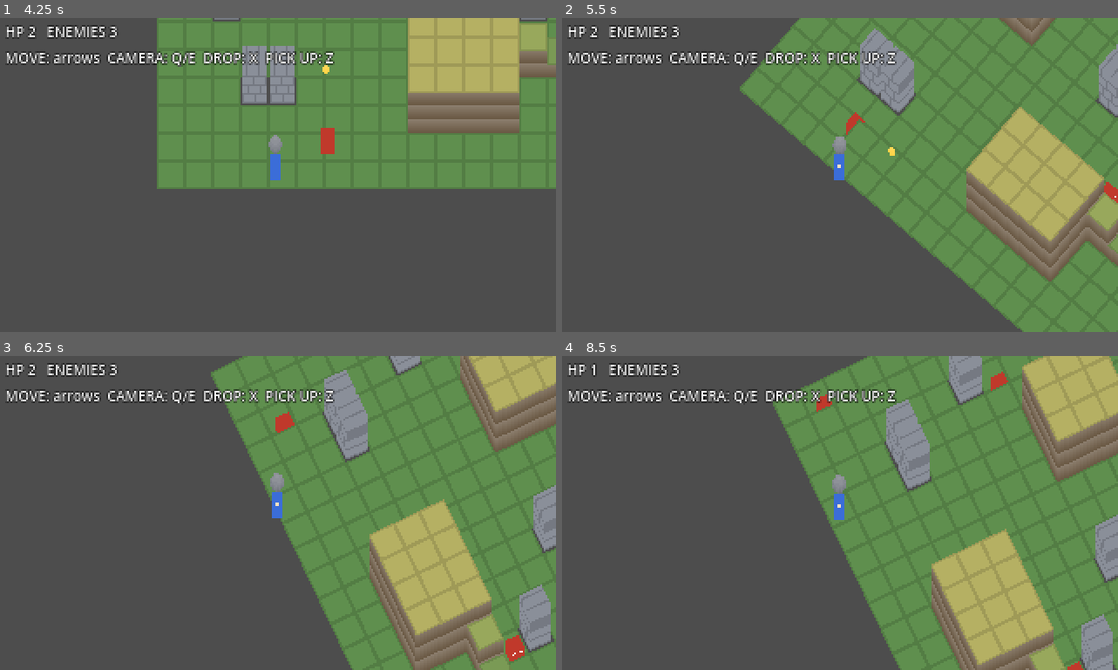
Above: before the commit, frames 1-4 (two rows, left to right).
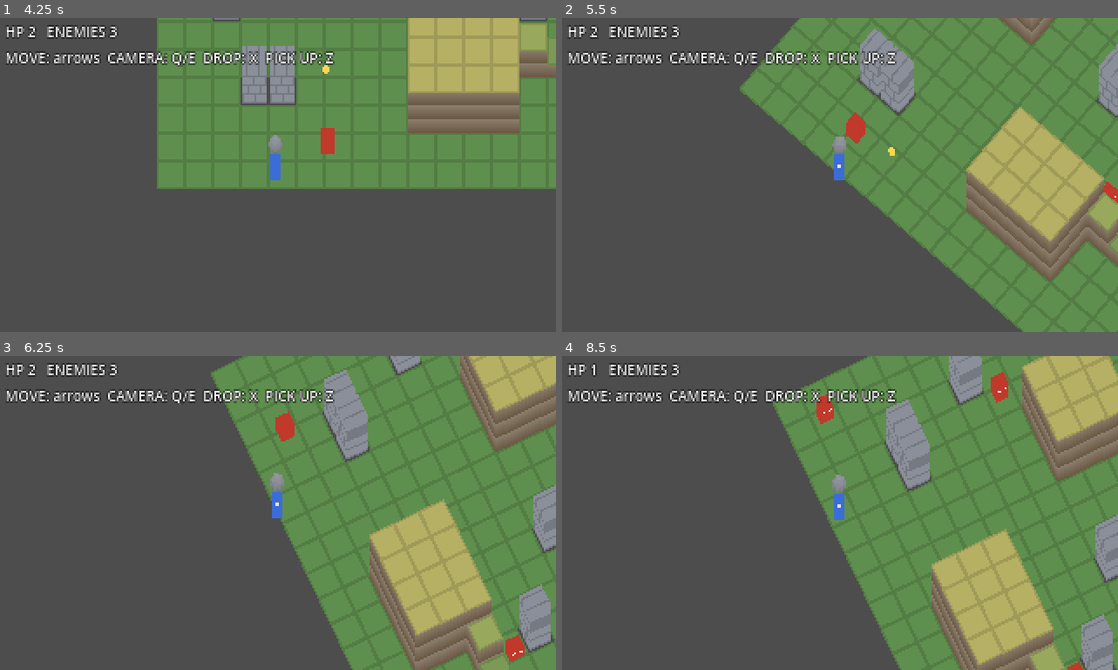
Above: after the commit, the same moments.

Repository: MiyazakiTakumi-724/dot-3d-game
Game: Godot game, scene res://scenes/stage_01.tscn
Two runs of this game, one before a commit and one after it. Both use one fixed random seed, a clock stepped at 60 frames per second and the inputs below.
Inputs (mouse positions are in pixels of both pictures, inside the frame that each line leads up to):
- Up to frame 1 (4.25 s): tap Enter at 0.5 s; move the mouse to (400, 159) at 0.52 s; hold Right 0.53-1.25 s; hold Shift 0.53-1.25 s; click (400, 159) at 0.67 s; drag from (166, 190) to (250, 237) at 1.27 s; move the mouse to (333, 105) at 2.02 s; hold Right 2.03-2.75 s; tap Ctrl at 2.1 s; drag from (250, 237) to (111, 127) at 2.77 s; move the mouse to (444, 222) at 3.52 s; hold Left from 3.53 s (still down); hold Z from 3.53 s (still down)
- Up to frame 2 (5.5 s): release Left at 4.25 s; release Z at 4.25 s; drag from (673, 127) to (756, 96) at 4.27 s; move the mouse to (867, 175) at 5.02 s; hold Down from 5.03 s (still down); hold Q from 5.03 s (still down); click (867, 175) at 5.17 s
- Up to frame 3 (6.25 s): release Down at 5.75 s; release Q at 5.75 s; drag from (194, 434) to (166, 528) at 5.77 s
- Up to frame 4 (8.5 s): move the mouse to (962, 497) at 6.52 s; hold Up 6.53-7.25 s; hold Shift 6.53-7.25 s; drag from (728, 528) to (812, 575) at 7.27 s; move the mouse to (895, 443) at 8.02 s; hold Down from 8.03 s (still down); tap Ctrl at 8.1 s

Frame 1 is identical in both runs. In frame 2, 0.2% of the frame differs, in the area x 51-55%, y 32-40%; in frame 3, 0.1%; in frame 4, 0.3%, in the area x 45-81%, y 8-22%.

Commit message:
fix: レビュー指摘（描画順、斜め向きの鉄球、弾の角すり抜け、弾の初期位置）
Co-Authored-By: Claude Opus 5.5 <noreply@anthropic.com>
Claude-Session: https://claude.ai/code/session_01V8ZRqLpRJZgnMM2jHQBhN4

Diff:
--- a/scripts/game/ball.gd
+++ b/scripts/game/ball.gd
@@ -17,6 +17,7 @@
 	rules = movement_rules
 	camera = cam
 	draw_bias = 3
+	sort_by_cell = true
 	set_model(VoxelModel.sphere(4, Color("6b6f78")))
 
 func _process(delta: float) -> void:
--- a/scripts/game/enemy.gd
+++ b/scripts/game/enemy.gd
@@ -17,6 +17,7 @@
 	target = p
 	camera = cam
 	draw_bias = 1
+	sort_by_cell = true
 	_cooldown = first_shot_delay
 	var m := VoxelModel.box(Vector3i(8, 8, 8), Color("c0392b"))
 	for x in 2:  # 目
--- a/scripts/game/player.gd
+++ b/scripts/game/player.gd
@@ -16,6 +16,7 @@
 	mover.height = map.get_height(start_cell)
 	camera = cam
 	draw_bias = 2
+	sort_by_cell = true
 	var m := VoxelModel.box(Vector3i(6, 6, 10), Color("3b6dd8"))
 	for y in 2:  # 顔の向きが分かるように前側に目印
 		for x in 2:
--- a/scripts/game/stage_01.gd
+++ b/scripts/game/stage_01.gd
@@ -165,7 +165,9 @@
 	s.base_height = b.height
 	s.lift_px = 3
 	s.draw_bias = 3
+	s.sort_by_cell = true
 	s.set_model(VoxelModel.sphere(2, Color("ffd23f")))
+	s.refresh()  # 最初のフレームから弾の位置に出す
 	_world.add_child(s)
 	_bullets.append([b, s])
 
--- a/scripts/render/stack_sprite.gd
+++ b/scripts/render/stack_sprite.gd
@@ -9,6 +9,9 @@
 var base_height: int = 0
 var lift_px: float = 0.0  ## 段とは別に浮かせる量（落下中の鉄球など）
 var draw_bias: int = 0  ## 同じ奥行きのとき、大きい方を後に描く
+## true なら立っているマスの中心で奥行きを決める（動くもの用）。
+## マスの奥側に立っても、足元の床より後に描かれるようにするため。
+var sort_by_cell := false
 var _layers: Array[ImageTexture] = []
 
 func set_model(m: VoxelModel) -> void:
@@ -18,10 +21,15 @@
 	queue_redraw()
 
 func _process(_delta: float) -> void:
+	refresh()
+
+## 画面上の位置と描く順番を今の状態に合わせる。
+func refresh() -> void:
 	if camera == null:
 		return
 	position = camera.world_to_screen(world_pos, base_height * LEVEL_PX + lift_px)
-	z_index = clampi(int(camera.depth_key(world_pos)) * 4 + draw_bias, -4000, 4000)
+	var sort_pos := HeightMap.cell_center(HeightMap.world_to_cell(world_pos)) if sort_by_cell else world_pos
+	z_index = clampi(int(camera.depth_key(sort_pos)) * 4 + draw_bias, -4000, 4000)
 	queue_redraw()
 
 func _draw() -> void:
--- a/scripts/rules/bullet.gd
+++ b/scripts/rules/bullet.gd
@@ -1,8 +1,6 @@
 class_name Bullet
 extends RefCounted
 ## 敵の弾。壁のマスに触れると消える。段差は越えて飛ぶ（防げるのは壁だけ）。
-
-const SAMPLE_PX := 4.0
 
 var pos: Vector2 = Vector2.ZERO
 var vel: Vector2 = Vector2.ZERO
@@ -13,12 +11,43 @@
 	if not alive:
 		return
 	var move := vel * delta
-	# 速くても壁をすり抜けないよう、通り道を4px刻みで調べる
-	var samples := maxi(1, ceili(move.length() / SAMPLE_PX))
-	for i in range(1, samples + 1):
-		var p := pos + move * (float(i) / samples)
-		if map.is_wall(HeightMap.world_to_cell(p)):
-			pos = p
-			alive = false
-			return
+	var hit := _first_wall_on_path(pos, pos + move, map)
+	if hit >= 0.0:
+		pos += move * hit
+		alive = false
+		return
 	pos += move
+
+## from から to までの線が通るマスを順に調べ（グリッドを1マスずつたどる）、
+## 最初に壁へ入る位置を 0〜1 の割合で返す。壁がなければ -1。
+## 点を間引いて調べないので、壁の角をかすめても必ず当たる。
+static func _first_wall_on_path(from: Vector2, to: Vector2, map: HeightMap) -> float:
+	var size := float(HeightMap.CELL_PX)
+	var c := HeightMap.world_to_cell(from)
+	var end := HeightMap.world_to_cell(to)
+	if map.is_wall(c):
+		return 0.0
+	var d := to - from
+	var step_x := 1 if d.x > 0 else -1
+	var step_y := 1 if d.y > 0 else -1
+	var t_delta_x := INF if d.x == 0 else size / absf(d.x)
+	var t_delta_y := INF if d.y == 0 else size / absf(d.y)
+	var next_x := (c.x + (1 if step_x > 0 else 0)) * size
+	var next_y := (c.y + (1 if step_y > 0 else 0)) * size
+	var t_max_x := INF if d.x == 0 else (next_x - from.x) / d.x
+	var t_max_y := INF if d.y == 0 else (next_y - from.y) / d.y
+	while c != end:
+		var t: float
+		if t_max_x < t_max_y:
+			t = t_max_x
+			c.x += step_x
+			t_max_x += t_delta_x
+		else:
+			t = t_max_y
+			c.y += step_y
+			t_max_y += t_delta_y
+		if t > 1.0:
+			break
+		if map.is_wall(c):
+			return t
+	return -1.0
--- a/scripts/rules/player_mover.gd
+++ b/scripts/rules/player_mover.gd
@@ -22,8 +22,9 @@
 	if not _try(pos + Vector2(world_delta.x, 0)):
 		_try(pos + Vector2(0, world_delta.y))
 
+## 目の前のマス。マスの中心から1マス分先を見るので、斜めを向いていても必ず隣のマスになる。
 func front_cell() -> Vector2i:
-	return HeightMap.world_to_cell(pos + facing * HeightMap.CELL_PX)
+	return HeightMap.world_to_cell(HeightMap.cell_center(cell()) + facing * HeightMap.CELL_PX)
 
 func cell() -> Vector2i:
 	return HeightMap.world_to_cell(pos)
--- a/tests/test_bullet.gd
+++ b/tests/test_bullet.gd
@@ -39,3 +39,12 @@
 	b.vel = Vector2(80, 0)
 	b.step(0.5, map)
 	assert_true(b.alive)
+
+func test_bullet_does_not_graze_through_wall_corner():
+	var map := HeightMap.new(Vector2i(8, 8))
+	map.set_wall(Vector2i(2, 1), true)
+	var b := Bullet.new()
+	b.pos = Vector2(40.5, 7.8)  # 壁マス(2,1)の左上の角をわずかにかすめる斜めの軌道
+	b.vel = Vector2(-320, 320)
+	b.step(0.05, map)
+	assert_false(b.alive)
--- a/tests/test_player_mover.gd
+++ b/tests/test_player_mover.gd
@@ -48,3 +48,9 @@
 	var c: StackCamera = autofree(StackCamera.new())
 	c.angle = PI / 2
 	assert_almost_eq(c.screen_dir_to_world(Vector2.UP), Vector2(1, 0), Vector2(0.01, 0.01))
+
+func test_front_cell_with_diagonal_facing_from_cell_edge():
+	var m := _mover_at(Vector2i(1, 1))
+	m.pos = Vector2(17, 24)
+	m.facing = Vector2(0.88, 0.48).normalized()
+	assert_eq(m.front_cell(), Vector2i(2, 1))
--- /dev/null
+++ b/tests/test_stack_sprite.gd
@@ -0,0 +1,15 @@
+extends GutTest
+
+func test_unit_in_back_half_of_cell_draws_after_its_tile():
+	var cam: StackCamera = autofree(StackCamera.new())
+	var tile: StackSprite = autofree(StackSprite.new())
+	tile.camera = cam
+	tile.world_pos = HeightMap.cell_center(Vector2i(2, 2))
+	var unit: StackSprite = autofree(StackSprite.new())
+	unit.camera = cam
+	unit.sort_by_cell = true
+	unit.draw_bias = 2
+	unit.world_pos = Vector2(40, 33)  # (2,2) の奥側
+	tile._process(0.0)
+	unit._process(0.0)
+	assert_gt(unit.z_index, tile.z_index)
--- a/tests/test_stage_01.gd
+++ b/tests/test_stage_01.gd
@@ -42,3 +42,10 @@
 	for i in 5:
 		p.move(Vector2(16, 0))
 	assert_eq(p.height, 3)
+
+func test_new_bullet_sprite_starts_at_bullet_position():
+	var b := Bullet.new()
+	b.pos = HeightMap.cell_center(Vector2i(6, 6))
+	stage._on_enemy_shot(b)
+	var s: StackSprite = stage._bullets[-1][1]
+	assert_eq(s.position, stage.camera.world_to_screen(b.pos, s.base_height * StackSprite.LEVEL_PX + s.lift_px))
Not shown, added: tests/test_stack_sprite.gd.uid
